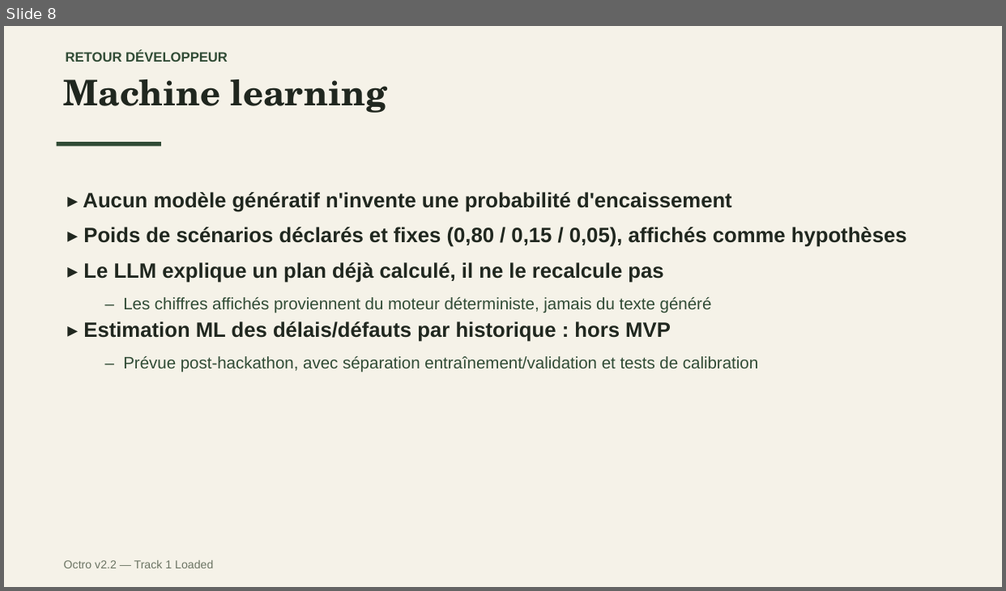
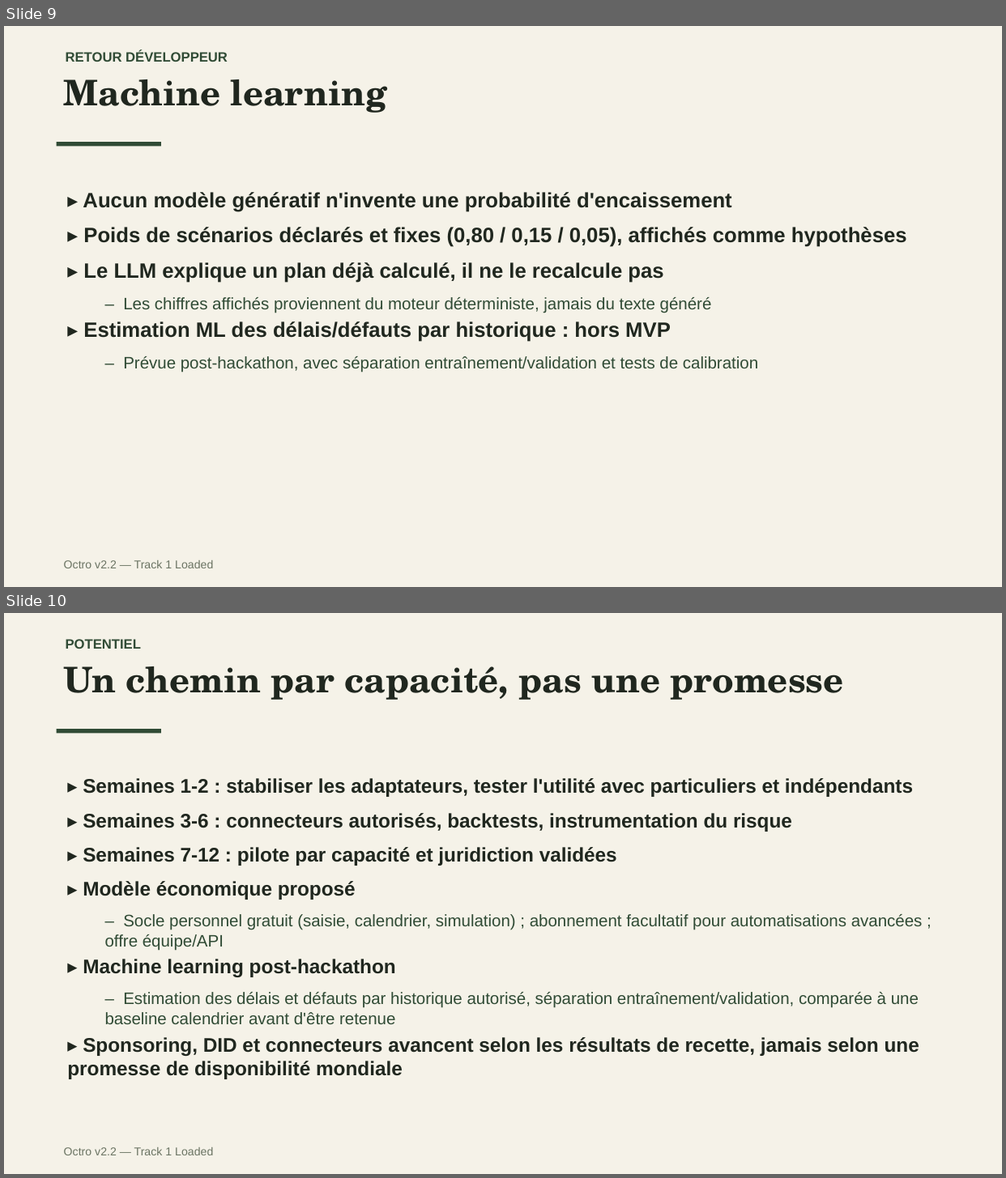
Before and after one commit to KaiZenKOS/Octro, a slide deck: docs/presentation/octro-presentation.pptx. Shown one above the other, each under a label of ours: slide 8 before the commit, slides 9 and 10 after it. The pictures are 1006x591 and 1006x1178 pixels, drawn with LibreOffice and Linux fonts; fonts in the diff are those of the drawing. Boxes give left, top, right and bottom in pixels: in the first picture for what was removed or moved away, otherwise in the second. Text is boxed around its words. In the diff, an @@ line names an element or a change of style, - is before the commit and + after.

```diff
--- a/docs/presentation/octro-presentation.pptx
+++ b/docs/presentation/octro-presentation.pptx
@@ slide 10 added at box(4, 613, 1002, 1174), background #FFFFFF @@
@@ rectangle added at box(4, 613, 1002, 1174), fill #F5F2E8 @@
@@ text added at box(66, 639, 141, 649), 13 pt, text #304B35, bold @@
+POTENTIEL
@@ text added at box(64, 666, 844, 700), 34 pt, text #20271F, bold @@
+Un chemin par capacité, pas une promesse
@@ rectangle added at box(57, 729, 161, 734), fill #304B35 @@
@@ text added at box(67, 778, 923, 1080), 19 pt, text #20271F, bold @@
+▸ Semaines 1-2 : stabiliser les adaptateurs, tester l'utilité avec particuliers et indépendants
+▸ Semaines 3-6 : connecteurs autorisés, backtests, instrumentation du risque
+▸ Semaines 7-12 : pilote par capacité et juridiction validées
+▸ Modèle économique proposé
+  – Socle personnel gratuit (saisie, calendrier, simulation) ; abonnement facultatif pour automatisations avancées ; offre équipe/API
+▸ Machine learning post-hackathon
+  – Estimation des délais et défauts par historique autorisé, séparation entraînement/validation, comparée à une baseline calendrier avant d'être retenue
+▸ Sponsoring, DID et connecteurs avancent selon les résultats de recette, jamais selon une promesse de disponibilité mondiale
@@ text added at box(64, 1148, 213, 1156), 11 pt, text #6B7463 @@
+Octro v2.2 — Track 1 Loaded
@@ what was slide 8 is now slide 9 @@
```
Also in this commit, not shown: 1 other slide added.
